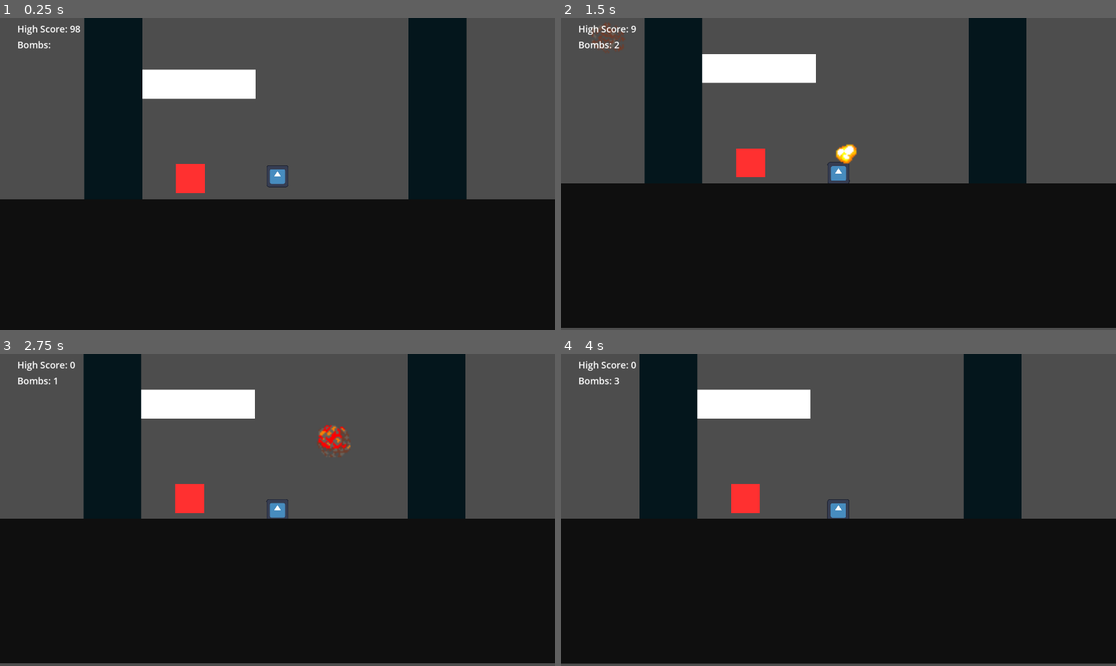
Above: before the commit, frames 1-4 (two rows, left to right).
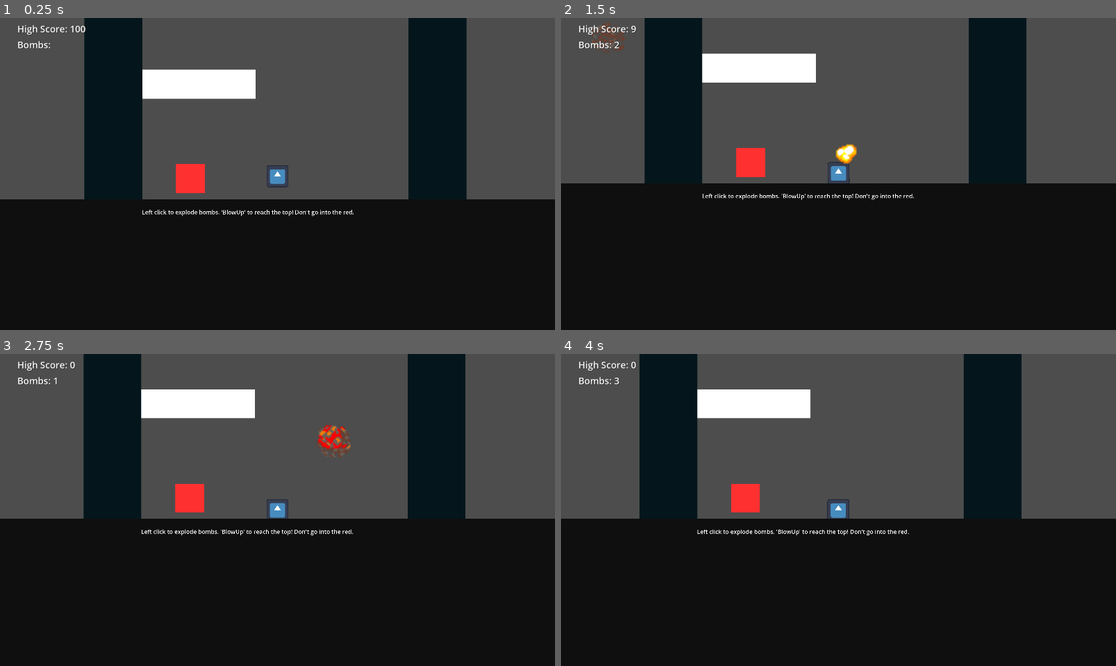
Above: after the commit, the same moments.

Repository: dandytron/BlowUP
Game: Godot game, scene res://scenes/main.tscn
Two runs of this game, one before a commit and one after it. Both use one fixed random seed, a clock stepped at 60 frames per second and the inputs below. The engine's default icon, where the game draws it, is replaced by a stand-in: a white triangle on a blue panel in a dark square.
Inputs (mouse positions are in pixels of both pictures, inside the frame that each line leads up to):
- Up to frame 1 (0.25 s): no input
- Up to frame 2 (1.5 s): tap Enter at 0.5, 1.25 s; move the mouse to (605, 46) at 0.52 s; click (605, 46) at 0.6 s; move the mouse to (844, 149) at 1.27 s; click (844, 149) at 1.35 s
- Up to frame 3 (2.75 s): tap Enter at 2 s; move the mouse to (333, 441) at 2.02 s; click (333, 441) at 2.1 s
- Up to frame 4 (4 s): tap Enter at 2.75, 3.5 s; move the mouse to (810, 572) at 2.77 s; click (810, 572) at 2.85 s; move the mouse to (1005, 556) at 3.52 s; click (1005, 556) at 3.6 s

The runs differ from the first frame. In frame 1, 0.3% of the frame differs, in the area x 3-64%, y 2-64%; in frame 2, 1.1%; in frame 3, 1.3%, in the area x 0-100%, y 2-100%; in frame 4, 1.3%.

Commit message:
Polish: Add font shadow to scoreboard; increase ground y scale to remove bottom grey patch

Diff:
--- a/scenes/main.tscn
+++ b/scenes/main.tscn
@@ -21,6 +21,7 @@
 
 [node name="ScoreLabel" type="RichTextLabel" parent="GUICanvasLayer"]
 unique_name_in_owner = true
+z_index = 1
 anchors_preset = -1
 anchor_top = -0.0296296
 anchor_bottom = -0.0296296
@@ -28,6 +29,7 @@
 offset_top = 47.0
 offset_right = 660.0
 offset_bottom = 103.0
+theme_override_colors/font_shadow_color = Color(0.0383972, 0.0383972, 0.0383972, 1)
 theme_override_font_sizes/normal_font_size = 32
 text = "High Score:
 "
@@ -35,10 +37,12 @@
 
 [node name="BombsRemaining" type="RichTextLabel" parent="GUICanvasLayer"]
 unique_name_in_owner = true
+z_index = 1
 offset_left = 60.0
 offset_top = 70.0
 offset_right = 260.0
 offset_bottom = 120.0
+theme_override_colors/font_shadow_color = Color(0, 0, 0, 1)
 theme_override_font_sizes/normal_font_size = 32
 text = "Bombs:"
 script = ExtResource("3_1kvvw")
@@ -110,9 +114,8 @@
 
 [node name="Ground" parent="Tower" instance=ExtResource("5_y4gxr")]
 modulate = Color(0.06, 0.06, 0.06, 1)
-z_index = 1
-position = Vector2(1400, 1589)
-scale = Vector2(20, 10)
+position = Vector2(1400, 1606)
+scale = Vector2(20, 10.3)
 
 [node name="WorldBoundries" type="Node2D" parent="."]
 
@@ -135,7 +138,8 @@
 [node name="RichTextLabel" type="RichTextLabel" parent="Instructions"]
 offset_left = 50.0
 offset_top = 1151.0
-offset_right = 2050.0
-offset_bottom = 1201.0
-theme_override_font_sizes/normal_font_size = 32
-text = "Left click to explod bombs. 'BlowUp' to reach the top! Don't go into the red."
+offset_right = 2054.0
+offset_bottom = 1214.0
+theme_override_colors/font_shadow_color = Color(0, 0, 0, 1)
+theme_override_font_sizes/normal_font_size = 40
+text = "Left click to explode bombs. 'BlowUp' to reach the top! Don't go into the red."
--- a/scripts/main.gd
+++ b/scripts/main.gd
@@ -4,7 +4,7 @@
 @onready var john := %John
 
 func _calc_score():
-	var score : int = floor(john.position.y) * -1 + 1027
+	var score : int = floor(john.position.y) * -1 + 1029
 	var label_text := "High Score: %s" % [ score ]
 	score_label.text = label_text
 
